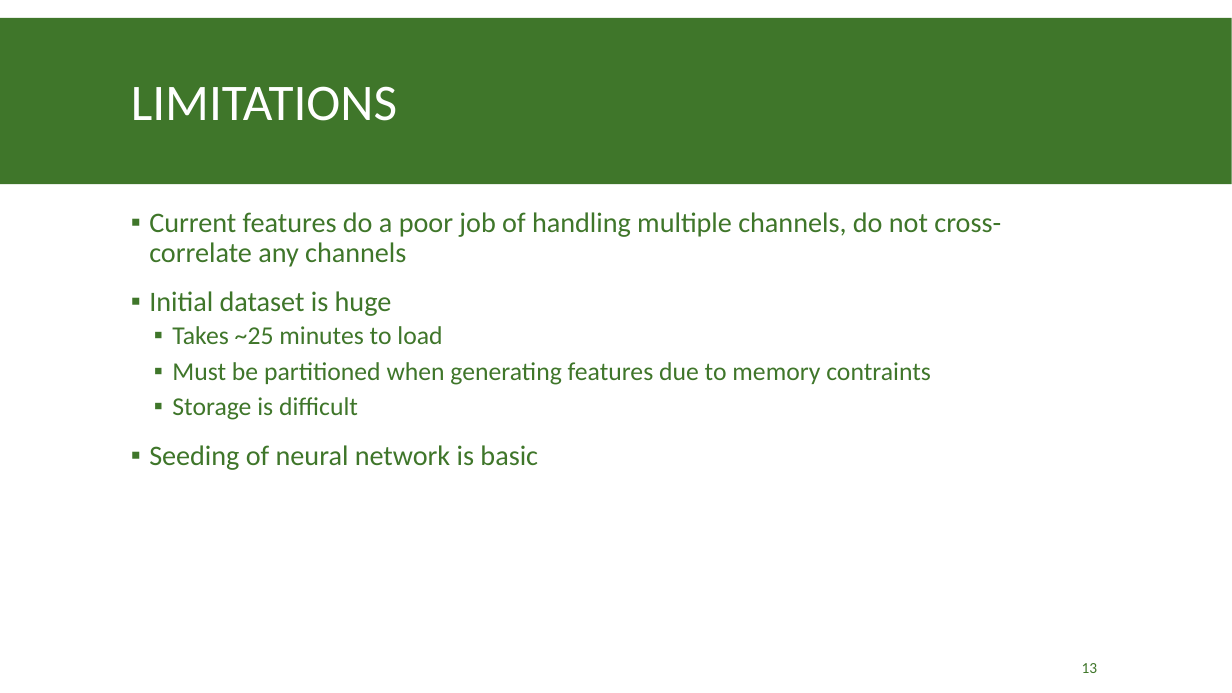
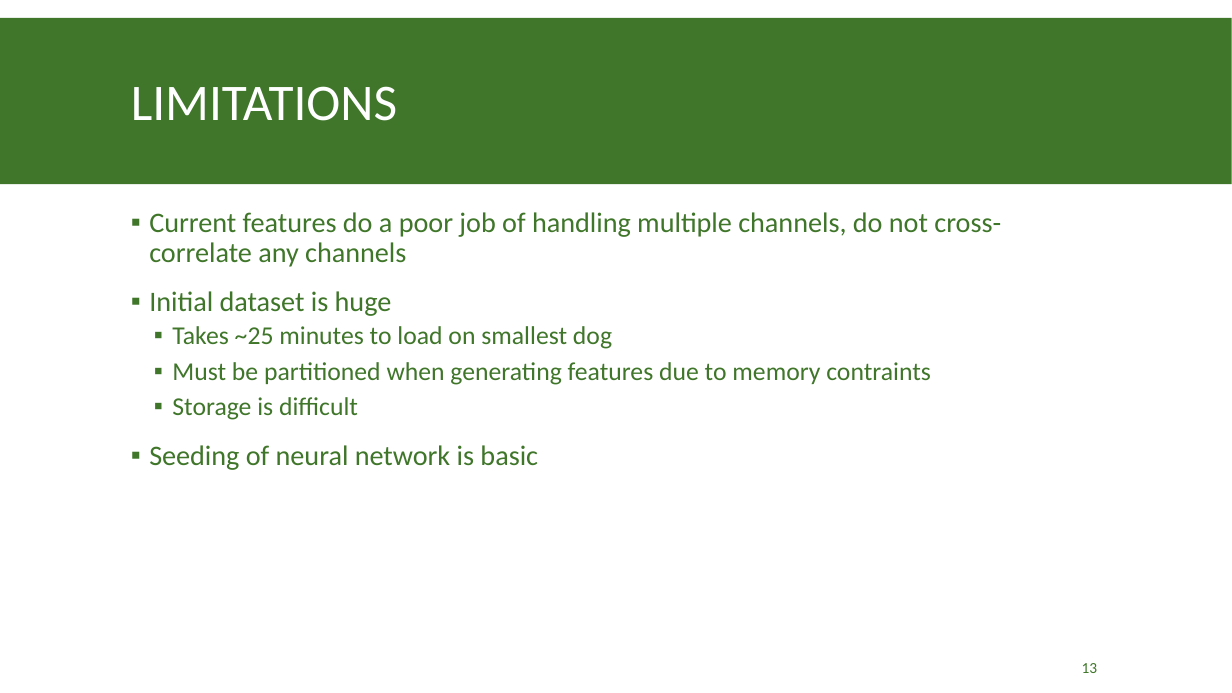
Before and after one commit to tneely/epileptic_dogs, a slide deck: slide 13 of milestone/Epileptic Seizure Prediction Mile Stone Presentation.pptx. Drawn at 1232x693 pixels with LibreOffice and Linux fonts; fonts in the diff are those of the drawing. Boxes give left, top, right and bottom in pixels: in the first picture for what was removed or moved away, otherwise in the second. Text is boxed around its words. In the diff, an @@ line names an element or a change of style, - is before the commit and + after.

Commit message:
ppt update

```diff
--- a/milestone/Epileptic Seizure Prediction Mile Stone Presentation.pptx
+++ b/milestone/Epileptic Seizure Prediction Mile Stone Presentation.pptx
@@ text at box(172, 326, 612, 349): text changed @@
-  ▪ Takes ~25 minutes to load
+  ▪ Takes ~25 minutes to load on smallest dog
```
